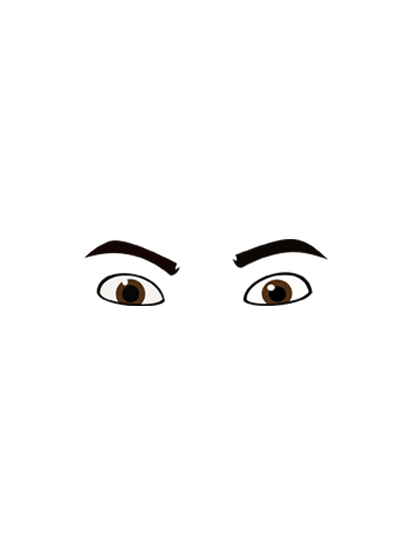
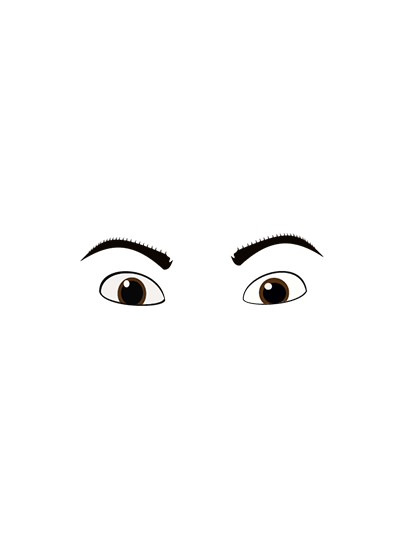
Layered file, before and after one edit (400×553). Changes by layer:
hid "Layer 5" over [left=84, top=239, right=328, bottom=306]
added layer "eye" above "Layer 1" over [left=80, top=233, right=324, bottom=306]
